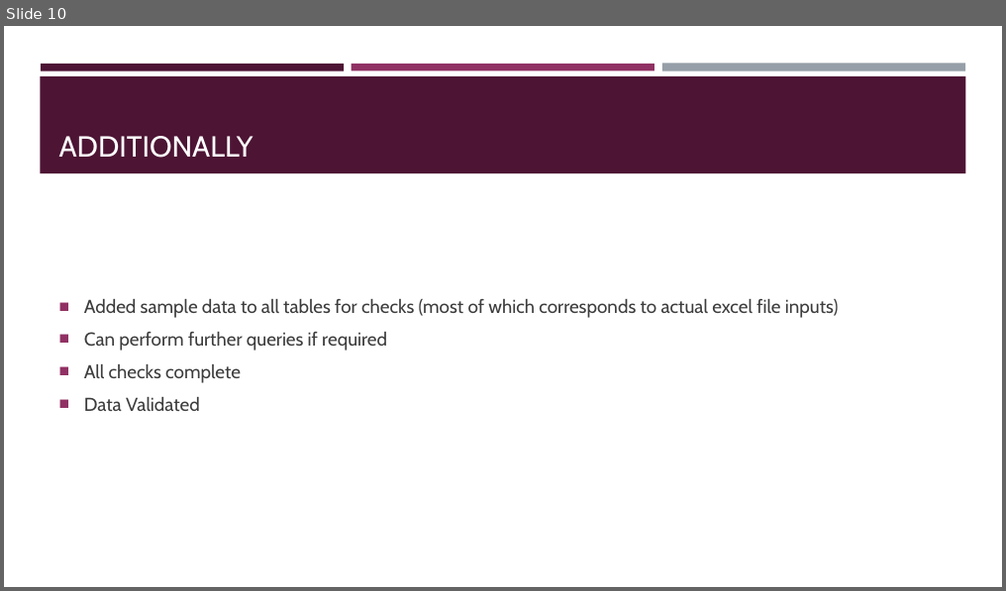
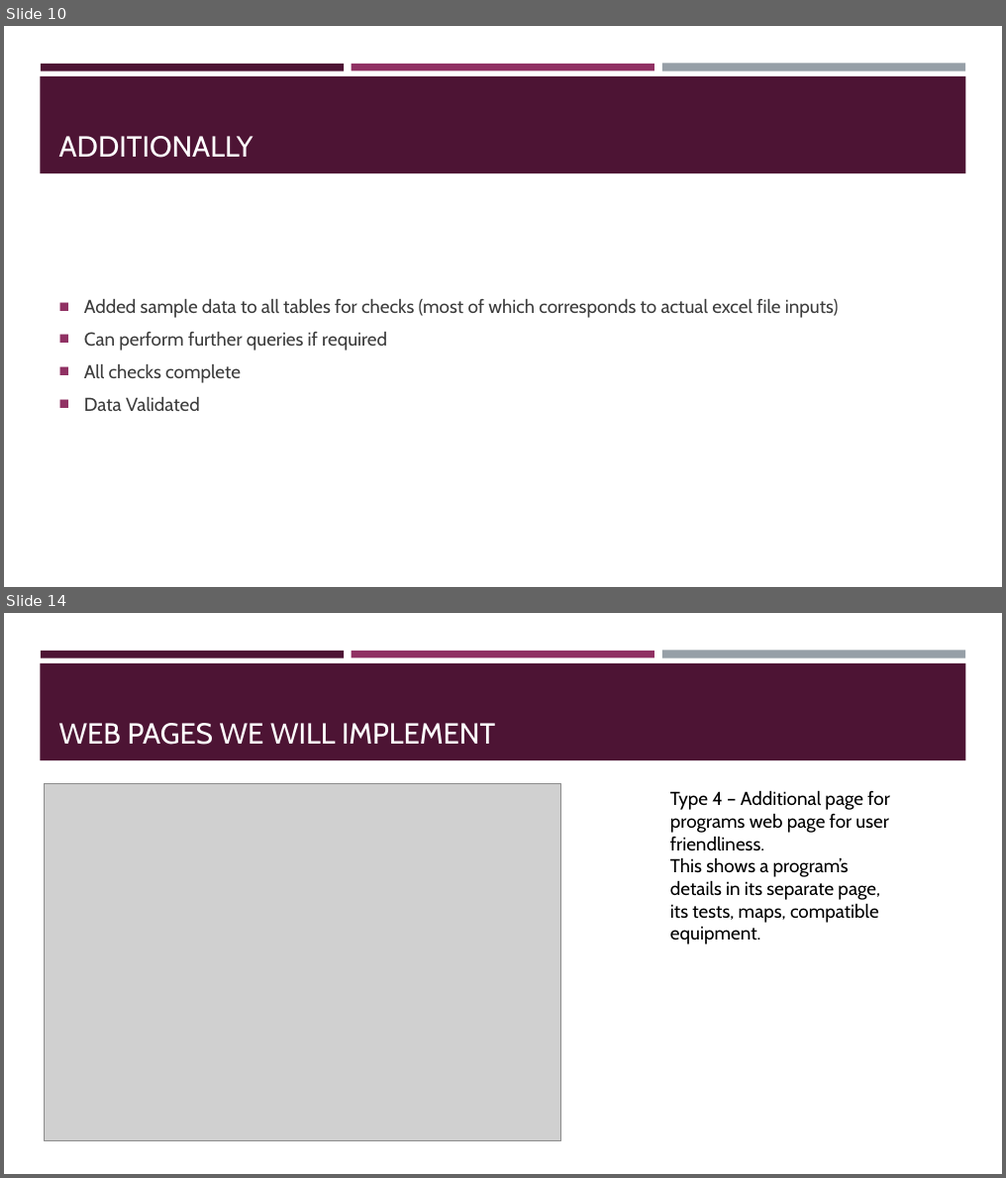
Before and after one commit to LaplaceDM/HanonSystemsDatabase, a slide deck: Documentation/Database.pptx. Shown one above the other, each under a label of ours: slide 10 before the commit, slides 10 and 14 after it; the slides between them are not shown. The pictures are 1006x591 and 1006x1178 pixels, drawn with LibreOffice and Linux fonts; fonts in the diff are those of the drawing; grey boxes stand for pictures. Boxes give left, top, right and bottom in pixels: in the first picture for what was removed or moved away, otherwise in the second. Text is boxed around its words. In the diff, an @@ line names an element or a change of style, - is before the commit and + after.

```diff
--- a/Documentation/Database.pptx
+++ b/Documentation/Database.pptx
@@ slide 14 added at (x1=4, y1=613, x2=1002, y2=1174), background #FFFFFF; not listed: 4 template elements that a slide beside it also shows @@
@@ title added at (x1=59, y1=723, x2=495, y2=745), 28 pt, text #FFFFFF @@
+WEB PAGES WE WILL IMPLEMENT
@@ picture added at (x1=45, y1=783, x2=561, y2=1142) @@
@@ text added at (x1=670, y1=790, x2=890, y2=945), 18 pt, text #000000 @@
+Type 4 – Additional page for programs web page for user friendliness.
+This shows a program’s details in its separate page, its tests, maps, compatible equipment.
```
Also in this commit, not shown: 4 other slides added, 2 other files.
